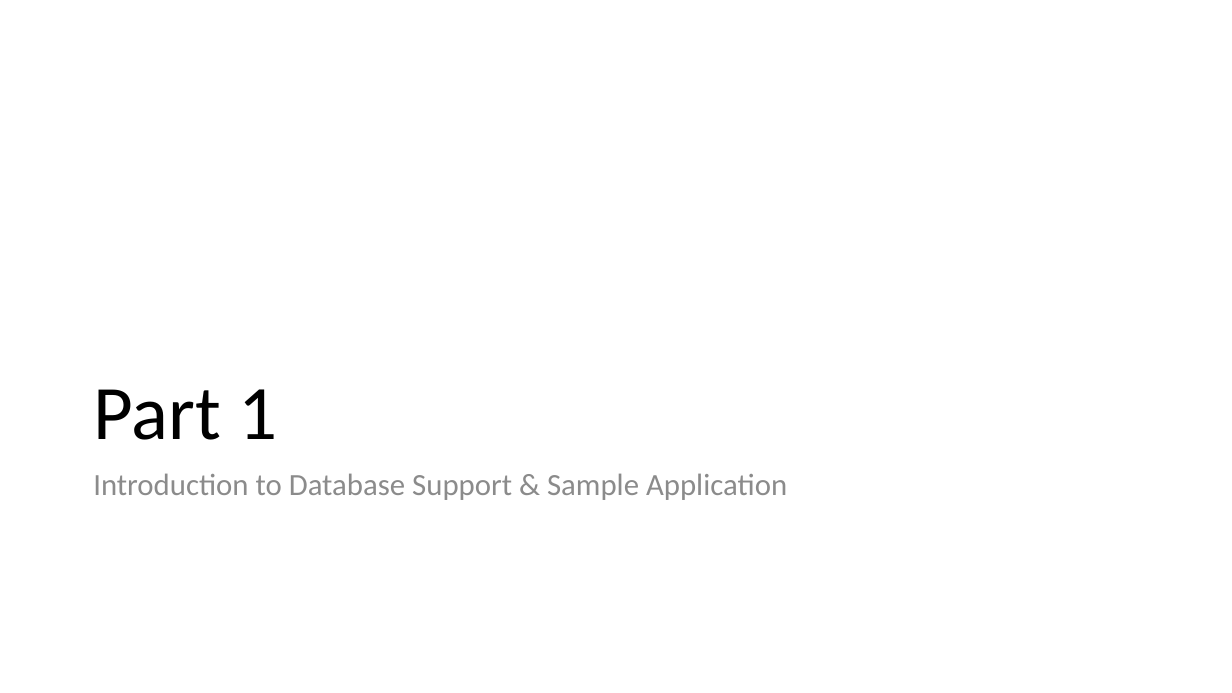
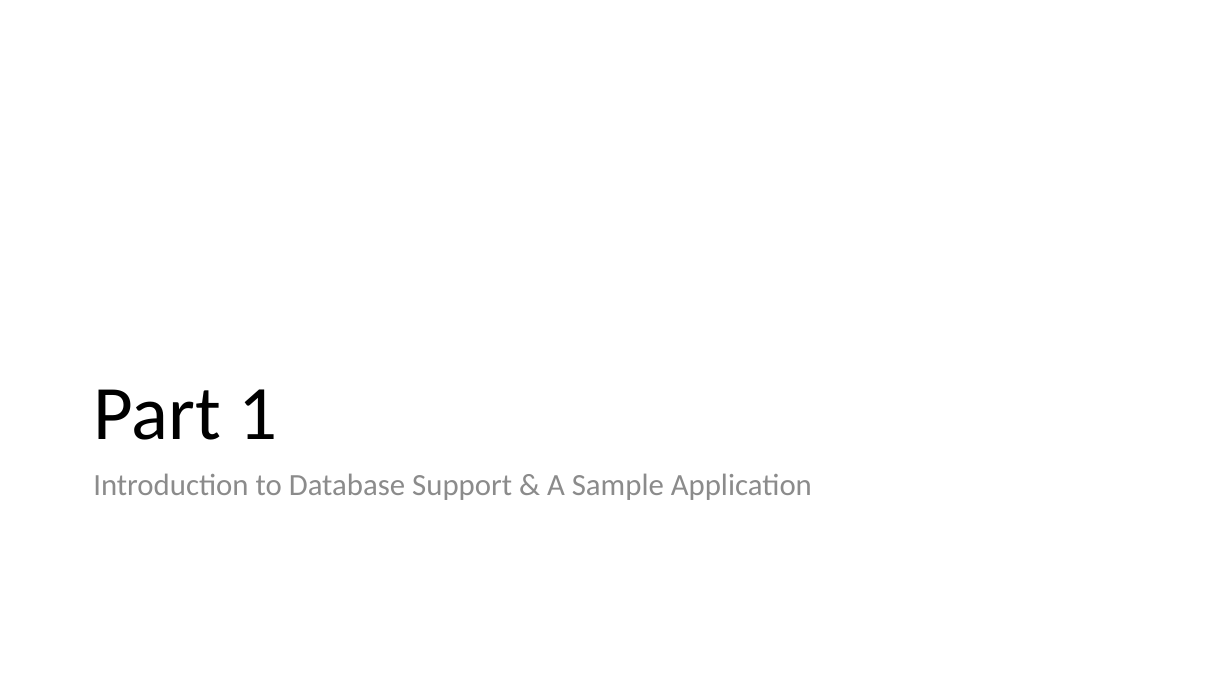
Before and after one commit to rajeswarm/quarkus-training, a slide deck: slide 3 of presentations/05_Quarkus_DatabaseAccess.pptx (slide 2 before the commit). Drawn at 1232x693 pixels with LibreOffice and Linux fonts; fonts in the diff are those of the drawing. Boxes give left, top, right and bottom in pixels: in the first picture for what was removed or moved away, otherwise in the second. Text is boxed around its words. In the diff, an @@ line names an element or a change of style, - is before the commit and + after.

```diff
--- a/presentations/05_Quarkus_DatabaseAccess.pptx
+++ b/presentations/05_Quarkus_DatabaseAccess.pptx
@@ text at (x1=93, y1=473, x2=812, y2=500): text changed @@
-Introduction to Database Support & Sample Application
+Introduction to Database Support & A Sample Application
```
Also in this commit, not shown: 1 other slide changed, 1 slide added, 11 other files.
